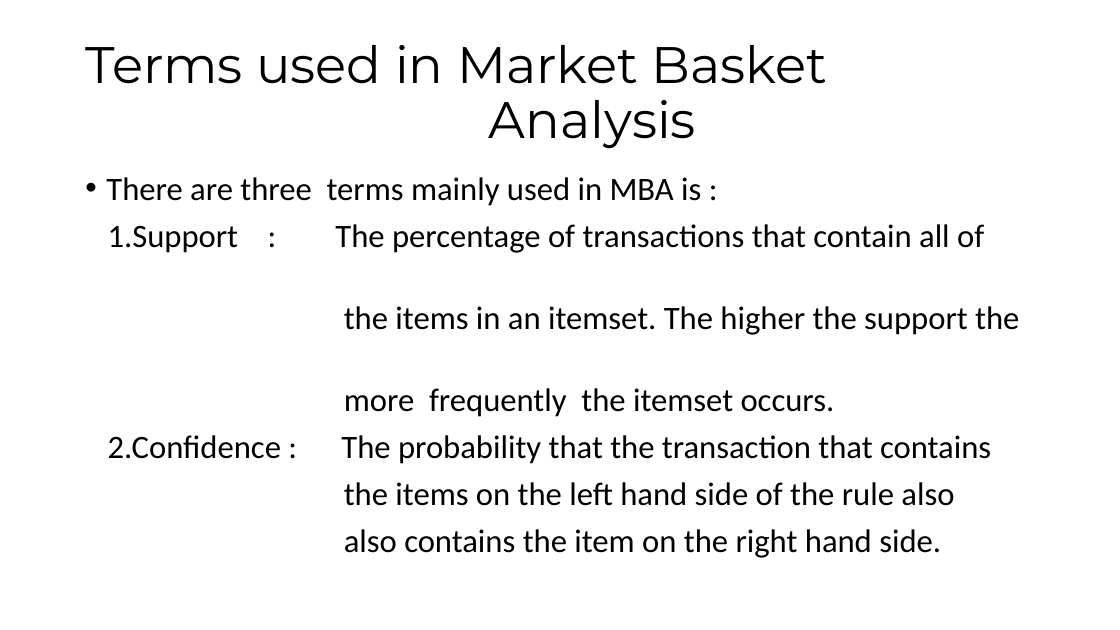
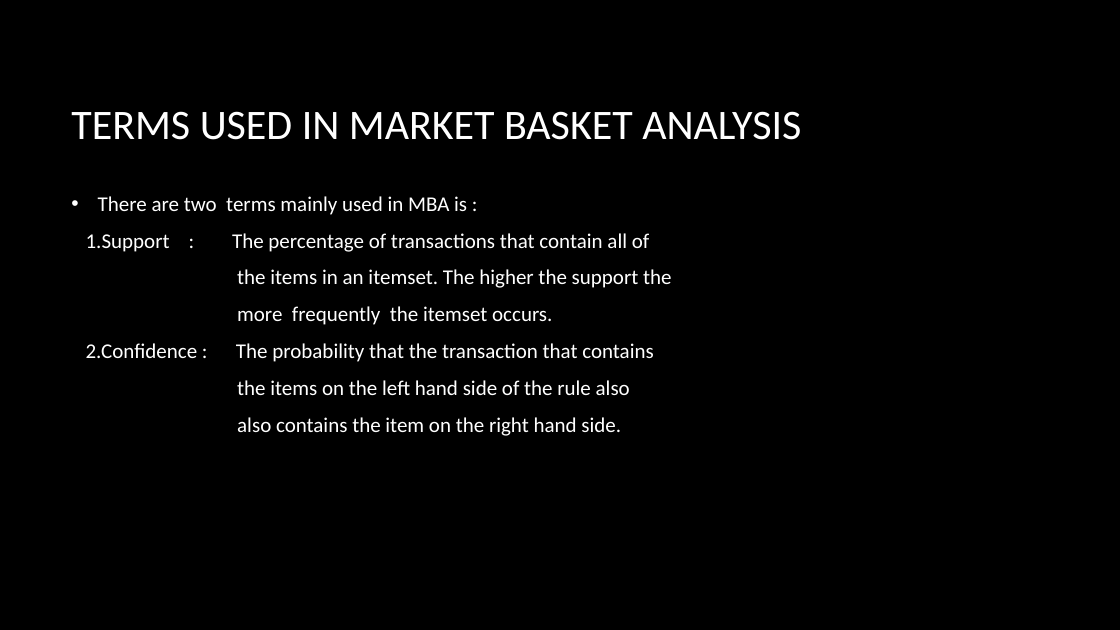
Before and after one commit to keerthiratna/Grocery-Genius-Smart-grocery-shopping-Assistance-with-basket-analysis, a slide deck: slide 17 of MARKET BASKET ANALYSIS PRESENTATION PPT.pptx (slide 18 before the commit). Drawn at 1120x630 pixels with LibreOffice and Linux fonts; fonts in the diff are those of the drawing; background and template pictures are left out. Boxes give left, top, right and bottom in pixels: in the first picture for what was removed or moved away, otherwise in the second. Text is boxed around its words. In the diff, an @@ line names an element or a change of style, - is before the commit and + after.

```diff
--- a/MARKET BASKET ANALYSIS PRESENTATION PPT.pptx
+++ b/MARKET BASKET ANALYSIS PRESENTATION PPT.pptx
@@ background #FFFFFF to picture (left out) @@
@@ title at <box>71,111,801,140</box>: text changed; size 44 to 36 pt; font Montserrat to Calibri; text colour #000000 to #FFFFFF @@
-Terms used in Market Basket
-Analysis
+TERMS USED IN MARKET BASKET ANALYSIS
@@ text "There are two terms mainly ...": place and size @@
-text "There are two terms mainly ..." at <box>106,177,1019,558</box>
+text "There are two terms mainly ..." at <box>86,196,671,436</box>
@@ text "There are two terms mainly ..." at <box>86,196,671,436</box>: vertical alignment top to middle @@
@@ text at <box>98,196,467,215</box>: text changed; size 28 to 18 pt; text colour #000000 to #FFFFFF @@
-• There are three terms mainly used in MBA is :
+• There are two terms mainly used in MBA is :
@@ text at <box>86,233,671,436</box>: size 28 to 18 pt, text colour #000000 to #FFFFFF in "1.Support : The percentage of transactions that ...", "the items in an itemset. The higher ...", "more frequently the itemset occurs.", "2.Confidence : The probability that the transaction ..." and 2 more places; line spacing 0.9 to 1 @@
```
Also in this commit, not shown: 23 other slides changed, 3 slides added, 3 slides removed, 1 other file.
